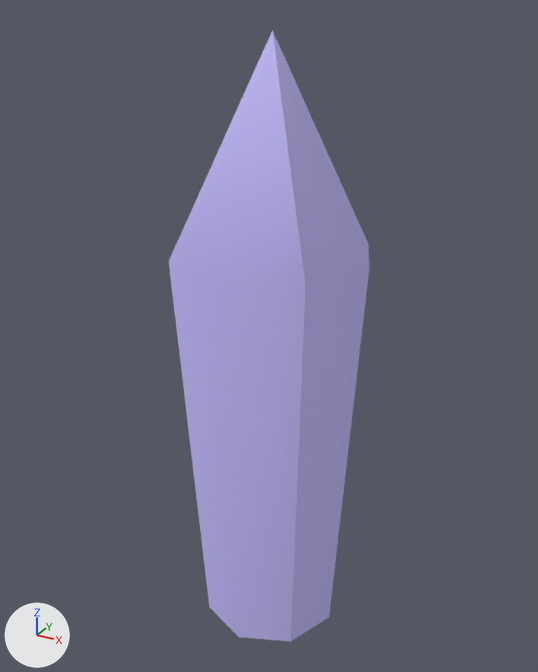
The glTF model Data/Model/Prop/crystal.glb as it was, and as the next commit left it.
Before and after are seen from a 50 mm camera at (2.2, -4.03, 4.32) aimed at (-0.05, 0.04, 2.28). The lights are fixed; the arrows at lower left show +X, +Y and +Z. The older version comes first.
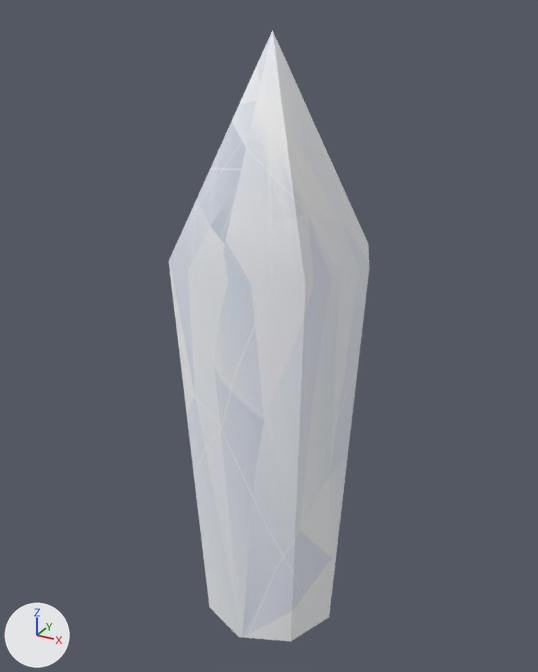
Diff of the bpy script that builds the scene:
```diff
--- a/Data/Model/Prop/crystal.glb.py
+++ b/Data/Model/Prop/crystal.glb.py
@@ img_cznmcy1wcml2yxrll3jhd3bpegvsx2ltywdlcy93zwjzaxrlx2nvbnrlbnqvbhivdjqxmy1zyxnplta5lwnyexn0ywxiywnrz3jvdw5kxziuanbn_jpg @@
+img_cznmcy1wcml2yxrll3jhd3bpegvsx2ltywdlcy93zwjzaxrlx2nvbnrlbnqvbhivdjqxmy1zyxnplta5lwnyexn0ywxiywnrz3jvdw5kxziuanbn_jpg = load_image('czNmcy1wcml2YXRlL3Jhd3BpeGVsX2ltYWdlcy93ZWJzaXRlX2NvbnRlbnQvbHIvdjQxMy1zYXNpLTA5LWNyeXN0YWxiYWNrZ3JvdW5kXzIuanBn.jpg', '_unpacked/czNmcy1wcml2YXRlL3Jhd3BpeGVsX2ltYWdlcy93ZWJzaXRlX2NvbnRlbnQvbHIvdjQxMy1zYXNpLTA5LWNyeXN0YWxiYWNrZ3JvdW5kXzIuanBn.jpg', 1000, 1000, 'sRGB')
@@ mat_lambert2 @@
 n0 = _N.new('ShaderNodeBsdfPrincipled'); n0.name = 'Principled BSDF'
-n0.inputs[0].default_value = (0.576, 0.529, 1.0, 1.0)  # 'Base Color', blue #c8c0ff
 n0.inputs[2].default_value = 1.0  # 'Roughness'
 n1 = _N.new('ShaderNodeOutputMaterial'); n1.name = 'Material Output'
+n2 = _N.new('ShaderNodeMix'); n2.name = 'Mix'
+n2.data_type = 'RGBA'
+n2.blend_type = 'MULTIPLY'
+n2.inputs[0].default_value = 1.0  # 'Factor'
+n2.inputs[7].default_value = (1.0, 1.0, 1.0, 1.0)  # 'B', white #ffffff
+n3 = _N.new('ShaderNodeTexImage'); n3.name = 'Image Texture'
+n3.image = img_cznmcy1wcml2yxrll3jhd3bpegvsx2ltywdlcy93zwjzaxrlx2nvbnrlbnqvbhivdjqxmy1zyxnplta5lwnyexn0ywxiywnrz3jvdw5kxziuanbn_jpg
 _L.new(n0.outputs[0], n1.inputs[0])  # 'BSDF' to 'Surface'
+_L.new(n2.outputs[2], n0.inputs[0])  # 'Result' to 'Base Color'
+_L.new(n3.outputs[0], n2.inputs[6])  # 'Color' to 'A'
```

Location of each change, [x1, y1, x2, y2] in pixels of the pictures (538 x 672 px):
'pCube1', surface changed: [169, 30, 369, 642] in both
